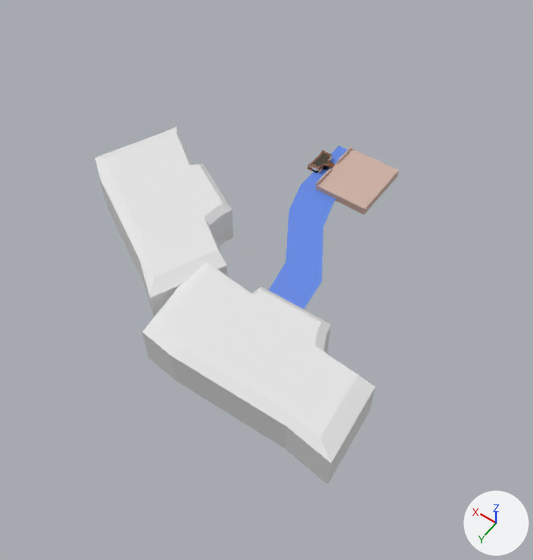
The glTF model assets/models/overworld/ch1_overworld_env.glb: old version first, new version second.
One viewpoint serves both versions: a 50 mm camera at (-347.0, 648.0, 697.0) aimed at (-35.0, 211.0, 10.0). The lights are fixed; the arrows at lower right show +X, +Y and +Z. The first picture is the older version. Objects named as collision shapes, trigger or cutter boxes, shadow casters or lower levels of detail are left out. Where no turn or scale is listed for an object, it has been applied to the vertices. Vertices at exactly the same position are counted once.

Before the edit, the objects in view are built like this:
```python
me_cube = bpy.data.meshes.new('Cube')
me_cube.from_pydata(...)  # 42 vertices, 80 faces; spans x -60.6..14.4, y -44.0..44.0, z -5.5..8.5
me_cube.materials.append(mat_entrance)  # beige #d0b2a5
me_cube_002 = bpy.data.meshes.new('Cube.002')
me_cube_002.from_pydata(...)  # 42 vertices, 80 faces; spans x -22.0..36.3, y -43.6..49.5, z -14.9..6.6
# faces by material slot: [24, 28, 28]
me_cube_002.materials.append(mat_land)  # picture img_base_tile_128x128
me_cube_002.materials.append(mat_rock)  # picture img_land
me_cube_002.materials.append(mat_dirt_001)  # picture img_dirt
me_cube_004 = bpy.data.meshes.new('Cube.004')
me_cube_004.from_pydata(...)  # 58 vertices, 112 faces; spans x -115.0..129.0, y -99.0..137.0, z -34.0..22.0
me_cube_005 = bpy.data.meshes.new('Cube.005')
me_cube_005.from_pydata(...)  # 58 vertices, 112 faces; spans x -133.0..121.0, y -52.0..81.0, z -34.0..22.0
me_plane_001 = bpy.data.meshes.new('Plane.001')
me_plane_001.from_pydata(...)  # 12 vertices, 10 faces; spans x -121.0..26.0, y -48.0..277.0, z 0.0
me_plane_001.materials.append(mat_material)  # blue #6389e7
ob_bg_1 = bpy.data.objects.new('BG_1', me_cube_004)
ob_bg_1.location = (111.0, 194.0, 34.0)
ob_bg_2 = bpy.data.objects.new('BG_2', me_cube_005)
ob_bg_2.location = (-94.0, 297.0, 34.0)
ob_citadelplaceholder = bpy.data.objects.new('CitadelPlaceholder', me_cube)
ob_citadelplaceholder.location = (-9.0, -1.0, 2.0)
ob_land = bpy.data.objects.new('Land', me_cube_002)
ob_land.location = (21.0, -2.0, 6.0)
ob_land.scale = (0.397, 0.397, 0.397)
ob_water = bpy.data.objects.new('Water', me_plane_001)
ob_water.location = (0.0, 0.0, -1.0)
```
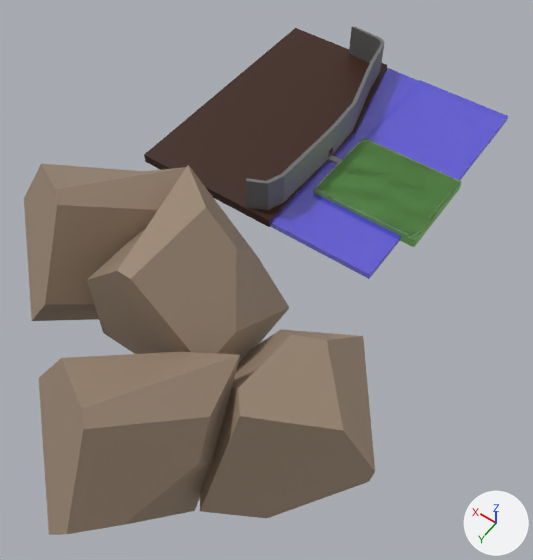
Location of each change, (x1, y1, x2, y2) in pixels of the pictures (533 x 560 px):
'Mountains', added (brown): after (24, 164, 375, 535)
'BG_2', deleted: before (142, 262, 375, 484)
'CitadelFoundation', added (brown): after (144, 28, 387, 227)
'River', added: after (270, 68, 508, 279)
'BG_1', deleted: before (95, 126, 233, 317)
'Land', reshaped, moved, turned, rescaled: before (307, 150, 332, 173); after (313, 137, 462, 247)
'CitadelWall', added: after (246, 26, 385, 210)
'Water', deleted (blue): before (269, 146, 348, 309)
'CitadelPlaceholder', deleted (beige): before (316, 146, 399, 215)
'Land.001', added (green): after (314, 138, 462, 241)
'LandFence', added: after (316, 140, 459, 238)

Edits to the bpy script that builds the scene:
```text
Change me_cube_002:
    used by ob_land; location = (21.0, -2.0, 6.0); scale = (0.397, 0.397, 0.397)
    remove me_cube_002.from_pydata(...)  # 42 vertices, 80 faces; spans x -22.0..36.3, y -43.6..49.5, z -14.9..6.6
    add me_cube_002.from_pydata(...)  # 8 vertices, 12 faces; spans x -1.0..148.3, y -5.0..5.5, z -11.8..1.0
    me_cube_002 part 1: the whole mesh is rebuilt
    remove me_cube_002.materials.append(mat_rock)  # picture img_land
    remove me_cube_002.materials.append(mat_dirt_001)  # picture img_dirt
Add me_cube_013:
    me_cube_013.from_pydata([(-1.0, -5.0, 6.0), (-1.0, 5.5, 6.0), (148.3, -5.0, 6.0), (148.3, 5.5, 6.0)], [], [(3, 1, 0), (3, 0, 2)])
    me_cube_013.materials.append(mat_land)  # green #7fbe69
Change ob_land:
    ob_land.location: (21.0, -2.0, 6.0) -> (-1.0, -9.0, 12.0)
    ob_land.rotation_euler: (0.0, 0.0, 0.0) -> (3.142, 0.0, 0.0)  # degrees (0, 0, 0) -> degrees (180, 0, 0)
    ob_land.scale: (0.397, 0.397, 0.397) -> (-1.0, -11.9, -1.0)
Remove ob_bg_1:
    ob_bg_1 = bpy.data.objects.new('BG_1', me_cube_004)
Remove ob_bg_2:
    ob_bg_2 = bpy.data.objects.new('BG_2', me_cube_005)
Remove ob_water:
    ob_water = bpy.data.objects.new('Water', me_plane_001)
Remove ob_citadelplaceholder:
    ob_citadelplaceholder = bpy.data.objects.new('CitadelPlaceholder', me_cube)
Add ob_land_001:
    ob_land_001 = bpy.data.objects.new('Land.001', me_cube_013)
    ob_land_001.parent = ob_floor_colonly
    ob_land_001.location = (1.322, 0.0, 0.0)
    ob_land_001.rotation_euler = (0.0, -3.142, 0.0)  # degrees (0, -180, 0)
    ob_land_001.scale = (-0.145, -2.87, -1.0)
Add ob_river:
    ob_river = bpy.data.objects.new('River', me_cube_016)  # 40 vertices, 76 faces; spans x -151.0..46.0, y -232.0..132.0, z -3.0..5.0; in mat_river (blue #5a4fe7)
    ob_river.location = (8.0, 0.0, 3.0)
Add ob_mountains:
    ob_mountains = bpy.data.objects.new('Mountains', me_cube_012)  # 68 vertices, 120 faces; spans x -260.0..251.0, y -98.0..272.0, z -144.0..89.0; in mat_mountains (brown #9d8975)
    ob_mountains.location = (-1.0, 299.0, 77.0)
Add ob_landfence:
    ob_landfence = bpy.data.objects.new('LandFence', me_cube_011)  # 3296 vertices, 6180 faces; spans x -146.7..2.0, y -63.2..62.5, z -1.1..1.6; in mat_landfence_post (yellow #e7be55), mat_landfence_wire (light grey #d6d6d6)
    ob_landfence.location = (-1.0, -4.0, 14.0)
Add ob_citadelwall:
    ob_citadelwall = bpy.data.objects.new('CitadelWall', me_cube_009)  # 56 vertices, 108 faces; spans x -1.0..101.0, y -216.0..142.0, z -1.0..46.0; in mat_citadelwall (grey #707070)
    ob_citadelwall.location = (18.0, -9.0, 14.0)
Add ob_citadelfoundation:
    ob_citadelfoundation = bpy.data.objects.new('CitadelFoundation', me_cube_008)  # 16 vertices, 28 faces; spans x -1.0..206.0, y -222.0..143.0, z -12.0..1.0; in mat_citadelfoundation (brown #3b1c0a)
    ob_citadelfoundation.location = (18.0, -9.0, 12.0)
```
